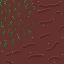
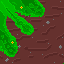
Revision of a layered 64×64 image; what changed, layer by layer:
removed layer "specs copy" over 0, 1, 64, 63
painted on "Background" over 0, 0, 64, 64
